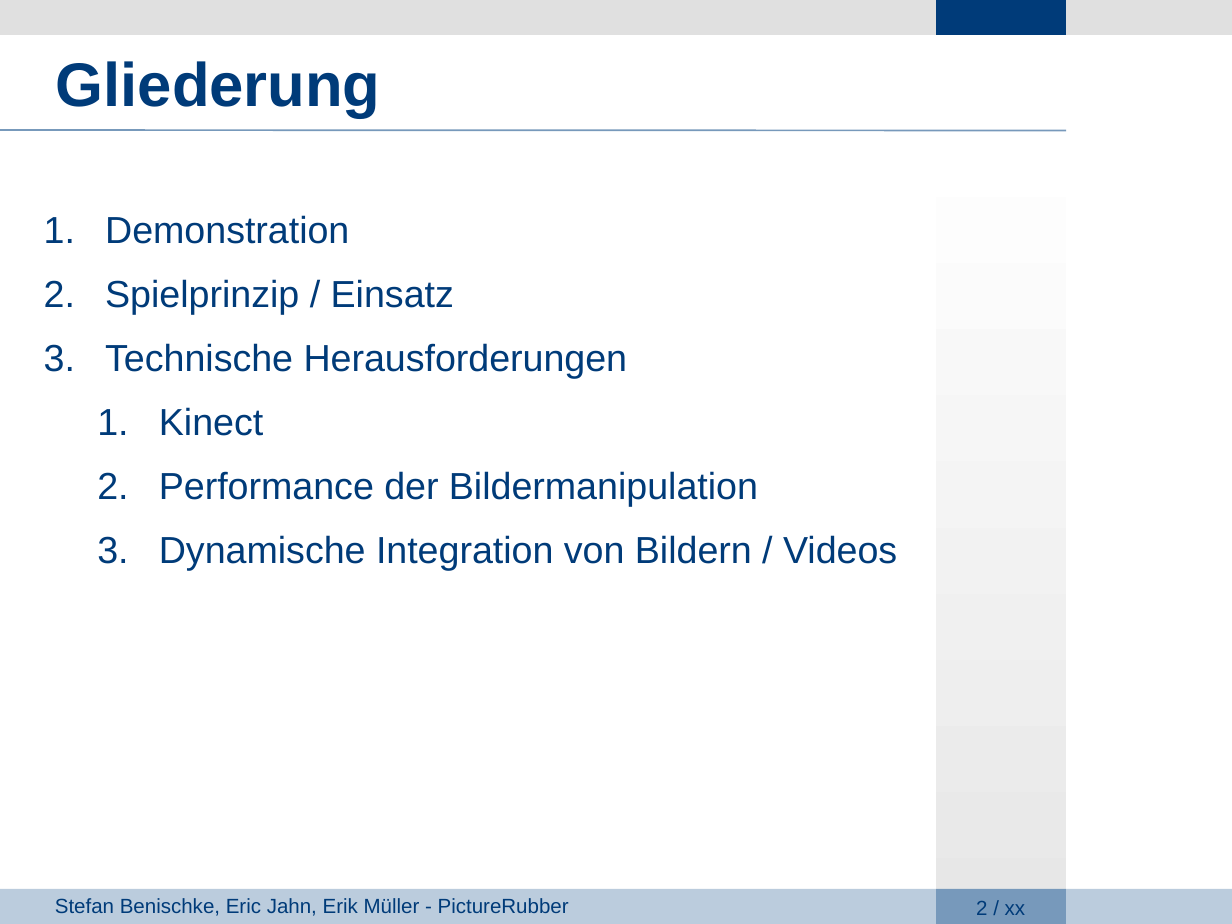
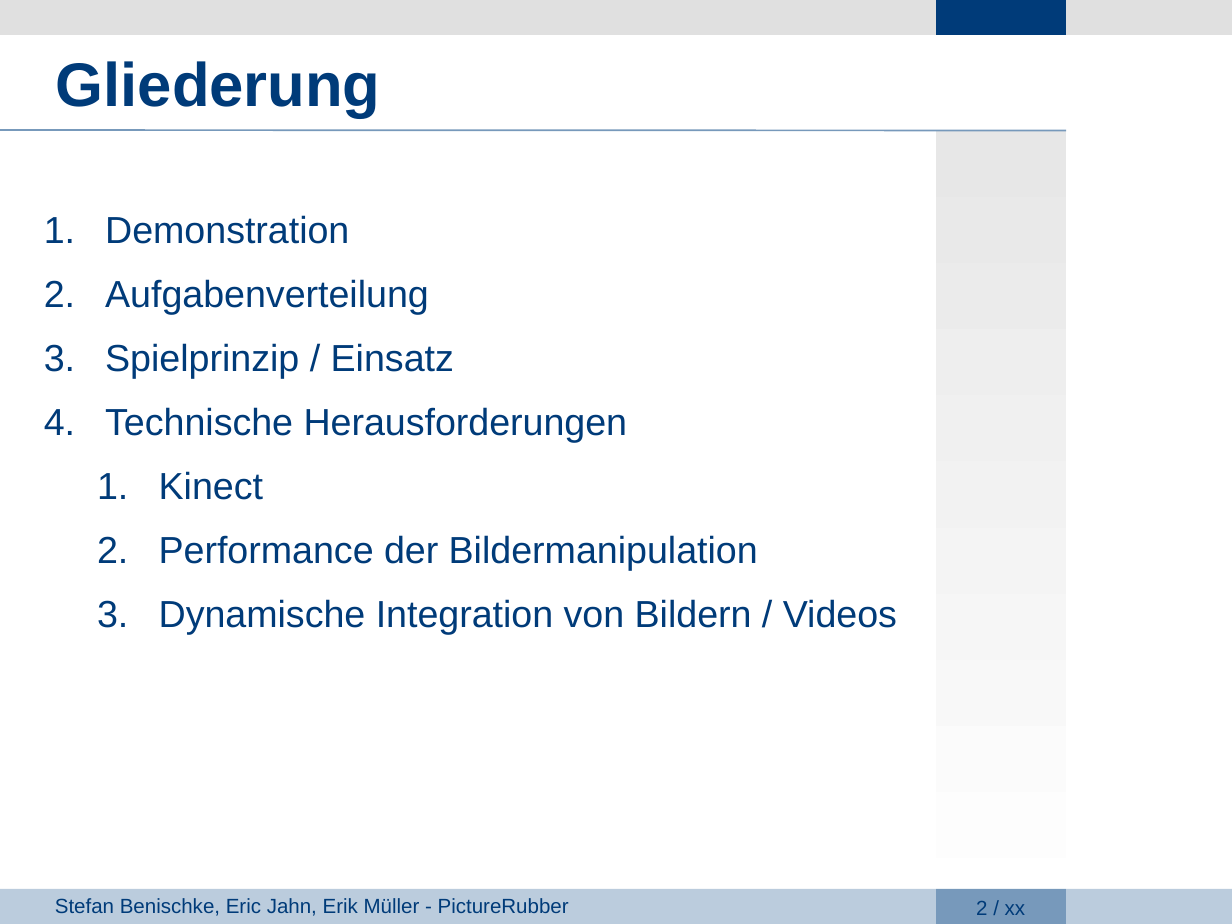
Before and after one commit to giuliarouge/picturerubber, a slide deck: slide 2 of Präsentation.ppt. Drawn at 1232x924 pixels with LibreOffice and Linux fonts; fonts in the diff are those of the drawing; background and template pictures are left out. Boxes give left, top, right and bottom in pixels: in the first picture for what was removed or moved away, otherwise in the second. Text is boxed around its words. In the diff, an @@ line names an element or a change of style, - is before the commit and + after.

```diff
--- a/Präsentation.ppt
+++ b/Präsentation.ppt
@@ rectangle at box(936, 131, 1066, 924): fill gradient #FFFFFF to #E7E7E7 to gradient #E7E7E7 to #FFFFFF @@
@@ text at box(105, 215, 897, 634): indent changed @@
@@ text at box(105, 279, 429, 314): paragraph added @@
+2. Aufgabenverteilung
```
Also in this commit, not shown: 9 other slides changed.
